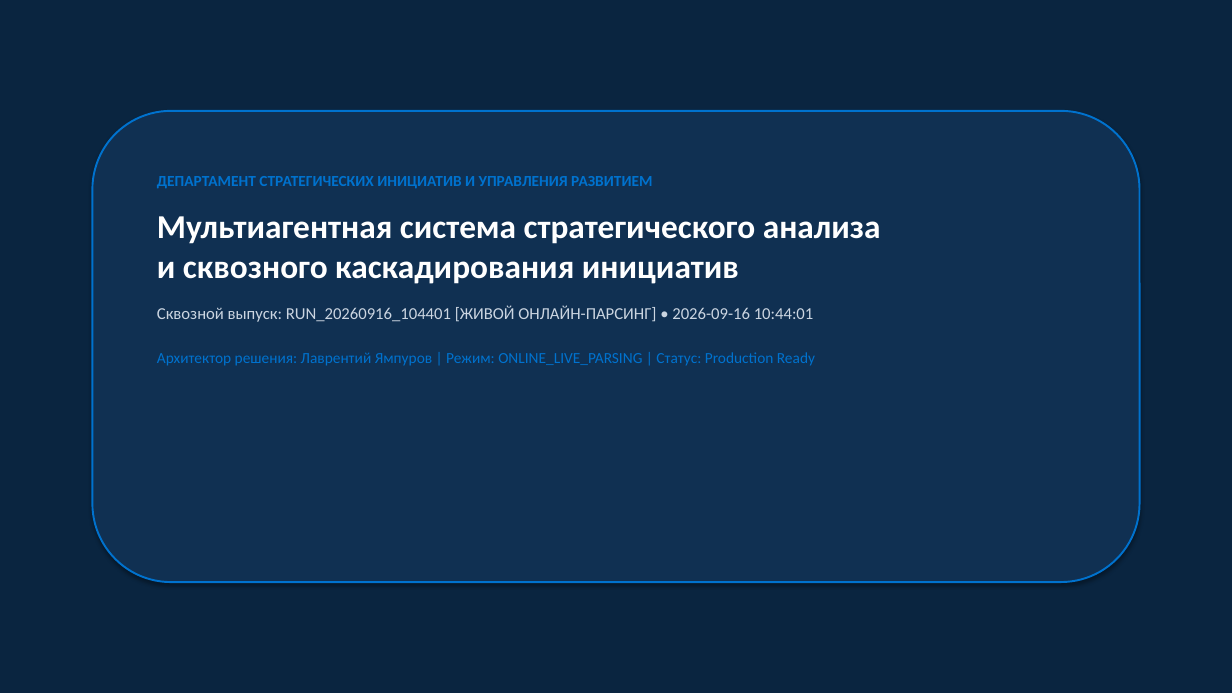
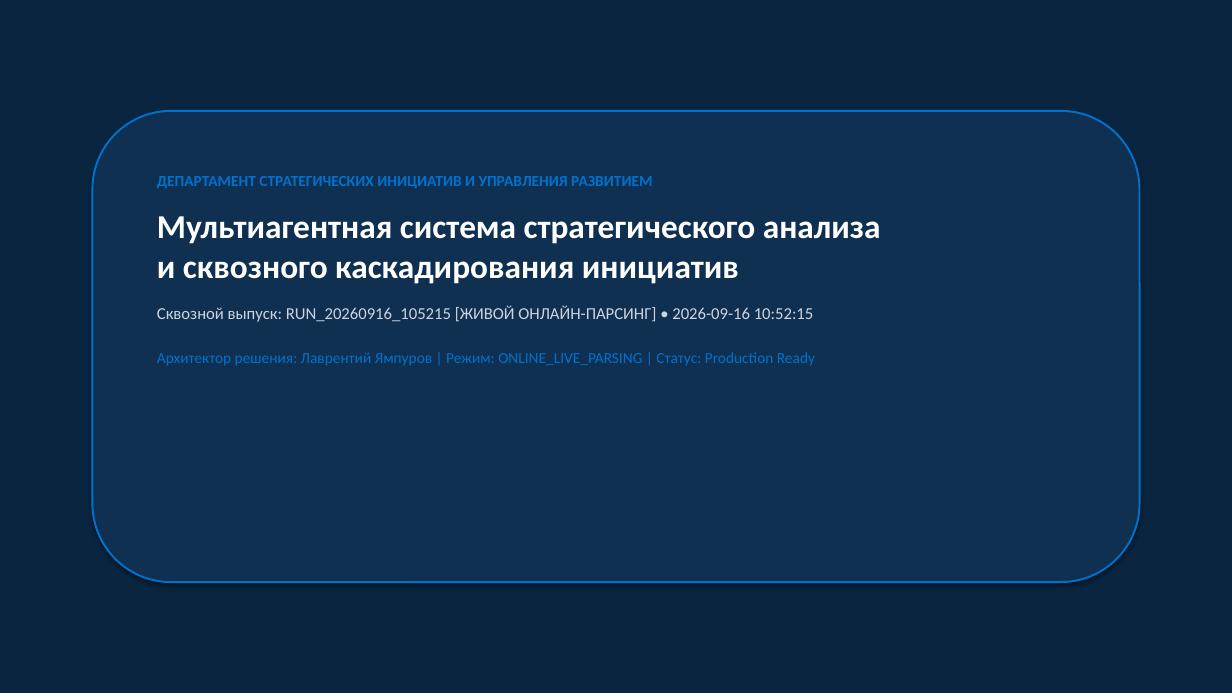
Before and after one commit to Lavrentiy123/projects, a slide deck: slide 1 of 01_мультиагентный_конвейер_стратегии_газпром/gazprom_executive_deck.pptx. Drawn at 1232x693 pixels with LibreOffice and Linux fonts; fonts in the diff are those of the drawing. Boxes give left, top, right and bottom in pixels: in the first picture for what was removed or moved away, otherwise in the second. Text is boxed around its words. In the diff, an @@ line names an element or a change of style, - is before the commit and + after.

```diff
--- a/01_мультиагентный_конвейер_стратегии_газпром/gazprom_executive_deck.pptx
+++ b/01_мультиагентный_конвейер_стратегии_газпром/gazprom_executive_deck.pptx
@@ text at (x1=157, y1=306, x2=814, y2=322): text changed @@
-Сквозной выпуск: RUN_20260916_104401 [ЖИВОЙ ОНЛАЙН-ПАРСИНГ] • 2026-09-16 10:44:01
+Сквозной выпуск: RUN_20260916_105215 [ЖИВОЙ ОНЛАЙН-ПАРСИНГ] • 2026-09-16 10:52:15
```
Also in this commit, not shown: 1 other slide changed, 20 other files.
